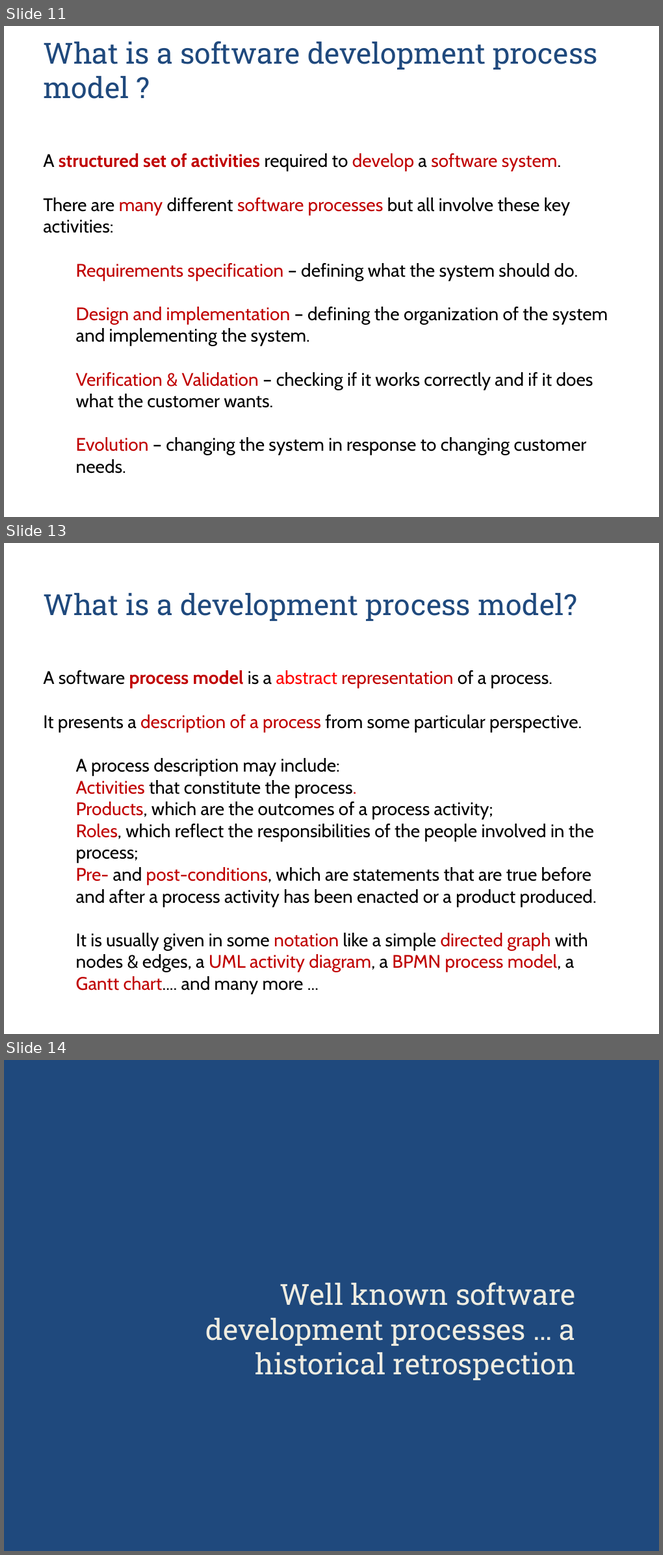
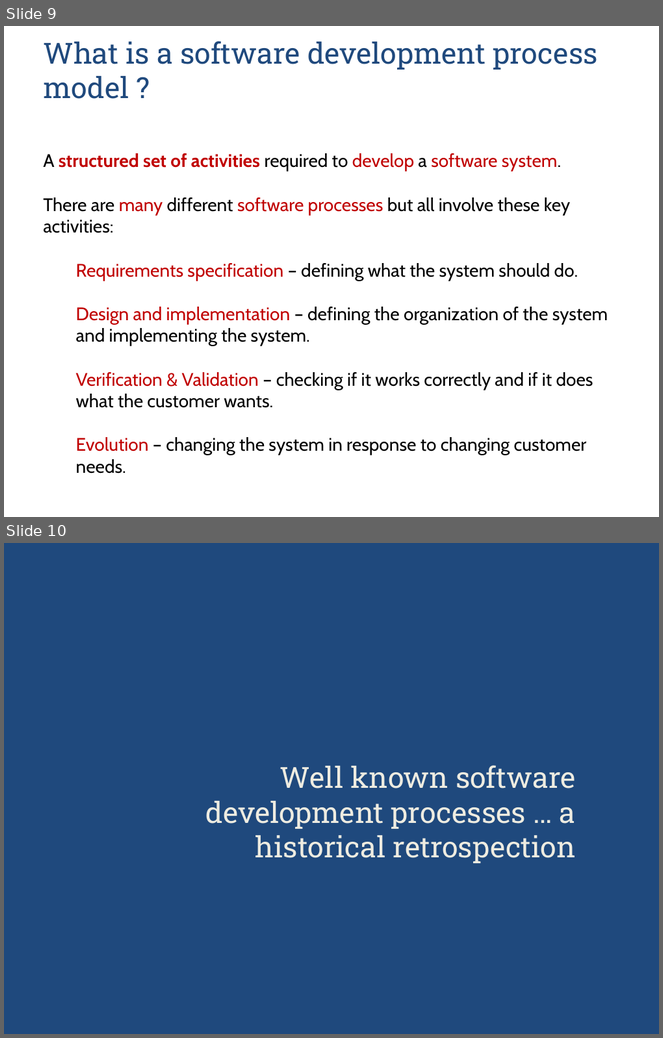
Before and after one commit to zarras/myy803-slides, a slide deck: 2-SoftEng-DevelopmentProcess.ppt. Shown one above the other, each under a label of ours: slides 11, 13 and 14 before the commit, slides 9 and 10 after it; the slides between them are not shown. The pictures are 663x1555 and 663x1038 pixels, drawn with LibreOffice and Linux fonts; fonts in the diff are those of the drawing. Boxes give left, top, right and bottom in pixels: in the first picture for what was removed or moved away, otherwise in the second. Text is boxed around its words. In the diff, an @@ line names an element or a change of style, - is before the commit and + after.

```diff
--- a/2-SoftEng-DevelopmentProcess.ppt
+++ b/2-SoftEng-DevelopmentProcess.ppt
@@ slide 13 removed at <box>4,543,659,1034</box>, background #FFFFFF @@
@@ title removed at <box>43,593,577,621</box> @@
-What is a development process model?
@@ text removed at <box>43,670,597,995</box> @@
-A software process model is a abstract representation of a process.
-It presents a description of a process from some particular perspective.
-A process description may include:
-  Activities that constitute the process.
-  Products, which are the outcomes of a process activity;
-  Roles, which reflect the responsibilities of the people involved in the process;
-  Pre- and post-conditions, which are statements that are true before and after a process activity has been enacted or a product produced.
-  It is usually given in some notation like a simple directed graph with nodes & edges, a UML activity diagram, a BPMN process model, a Gantt chart.... and many more ...
@@ what was slide 11 is now slide 9 @@
@@ what was slide 14 is now slide 10 @@
```
Also in this commit, not shown: 3 slides changed, 3 other slides removed, 5 other files.
